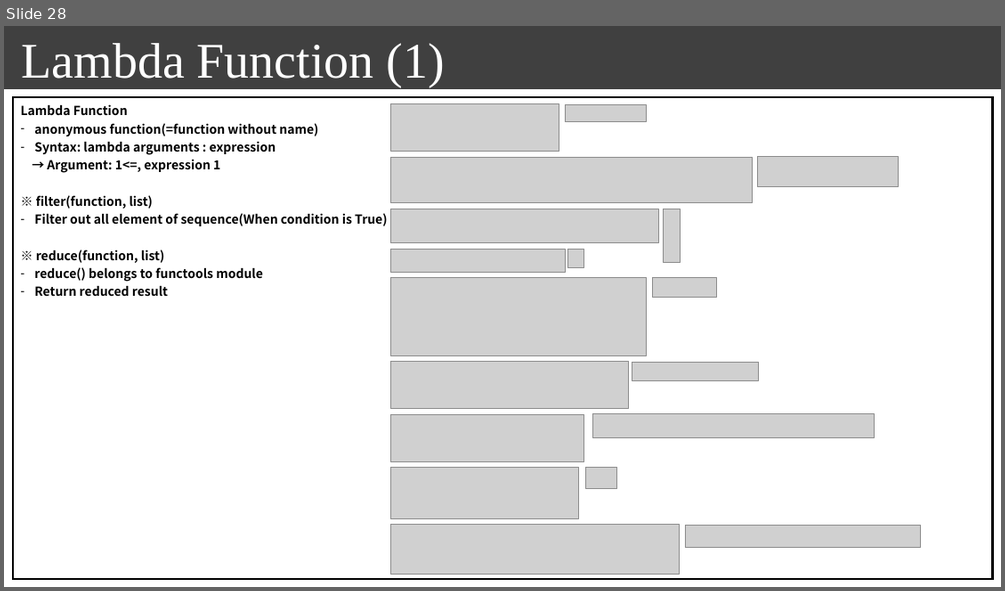
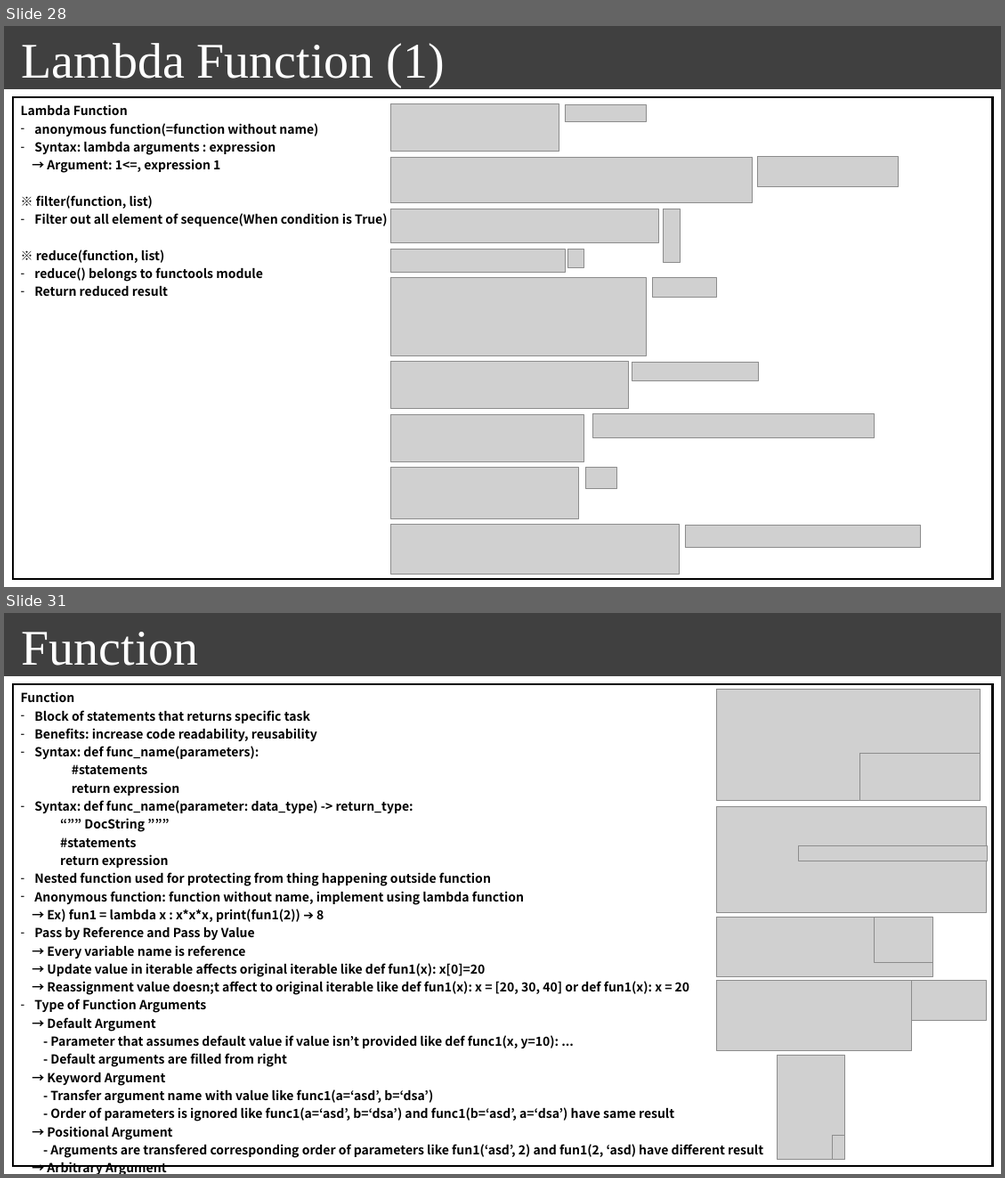
Before and after one commit to seonghokim/Study, a slide deck: Study Material/[ENG] everything in python.pptx. Shown one above the other, each under a label of ours: slide 28 before the commit, slides 28 and 31 after it; the slides between them are not shown. The pictures are 1005x591 and 1005x1178 pixels, drawn with LibreOffice and Linux fonts; fonts in the diff are those of the drawing; grey boxes stand for pictures; background and template pictures are left out. Boxes give left, top, right and bottom in pixels: in the first picture for what was removed or moved away, otherwise in the second. Text is boxed around its words. In the diff, an @@ line names an element or a change of style, - is before the commit and + after.

```diff
--- a/Study Material/[ENG] everything in python.pptx
+++ b/Study Material/[ENG] everything in python.pptx
@@ slide 31 added at (x1=4, y1=613, x2=1001, y2=1174), background #FFFFFF; not listed: 1 template element that a slide beside it also shows @@
@@ text added at (x1=22, y1=632, x2=199, y2=666), 48 pt, text #FFFFFF @@
+Function
@@ table added at (x1=13, y1=685, x2=993, y2=1174), 1 rows, 1 columns @@
+Function / Block of statements that returns specific task / Benefits: increase code readability, reusability / Syntax: def func_name(parameters): / #statements / return expression / Syntax: def func_name(parameter: data_type) -> return_type: / “”” DocString ””” / #statements / return expression / Nested function used for protecting from thing happening outside function / Anonymous function: function without name, implement using lambda function / → Ex) fun1 = lambda x : x*x*x, print(fun1(2)) ➔ 8 / Pass by Reference and Pass by Value / → Every variable name is reference / → Update value in iterable affects original iterable like def fun1(x): x[0]=20 / → Reassignment value doesn;t affect to original iterable like def fun1(x): x = [20, 30, 40] or def fun1(x): x = 20 / Type of Function Arguments / → Default Argument / - Parameter that assumes default value if value isn’t provided like def func1(x, y=10): ... / - Default arguments are filled from right / → Keyword Argument / - Transfer argument name with value like func1(a=‘asd’, b=‘dsa’) / - Order of parameters is ignored like func1(a=‘asd’, b=‘dsa’) and func1(b=‘asd’, a=‘dsa’) have same result / → Positional Argument / - Arguments are transfered corresponding order of parameters like fun1(‘asd’, 2) and fun1(2, ‘asd) have different result / → Arbitrary Argument / - *args(non-keyword arguments), **kwargs(keyword arguments) can pass variable number of arguments to function / Difference of method and function / → Method: dependent on object, include self, / → Function: independent, can have no parameter
@@ picture added at (x1=717, y1=690, x2=979, y2=801) @@
@@ picture added at (x1=859, y1=754, x2=979, y2=801) @@
@@ picture added at (x1=717, y1=806, x2=986, y2=912) @@
@@ picture added at (x1=799, y1=845, x2=987, y2=860) @@
@@ picture added at (x1=717, y1=916, x2=933, y2=976) @@
@@ picture added at (x1=874, y1=916, x2=933, y2=962) @@
@@ picture added at (x1=717, y1=981, x2=911, y2=1051) @@
@@ picture added at (x1=912, y1=981, x2=987, y2=1020) @@
@@ picture added at (x1=777, y1=1055, x2=845, y2=1159) @@
@@ picture added at (x1=832, y1=1135, x2=845, y2=1159) @@
```
Also in this commit, not shown: 2 slides changed, 8 other slides added, 1 other file.
